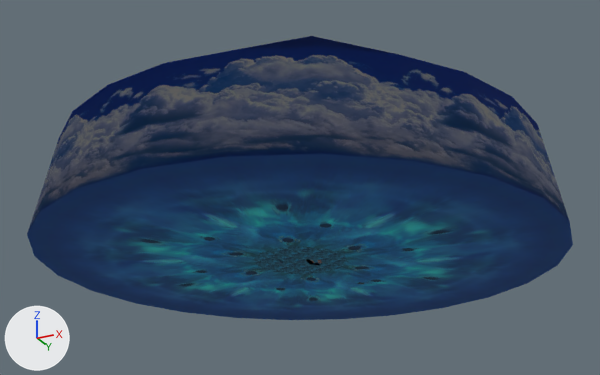
Before and after pictures for a commit that changed the OBJ model NewSonicThing/res/Models/Levels/SeasideHill/LevelChunks/Chunk15.obj.
Both versions are drawn from a 50 mm camera at (67312.0, -119829.0, -46399.0) aimed at (-1514.0, 17822.0, 15544.0). The lights are fixed; the arrows at lower left show +X, +Y and +Z. Where no turn or scale is listed for an object, it has been applied to the vertices. Vertices at the same position are counted once.

Names of what the first picture shows: 'Chunk15'.
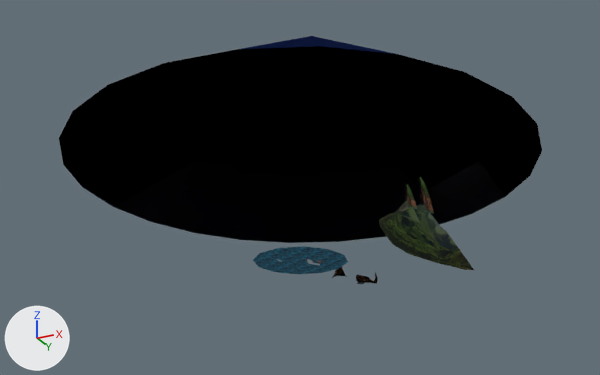
Pixel boxes (x1, y1, x2, y2) of what changed, in the pictures (600 x 375 px):
'Chunk15', reshaped (12% narrower, 13% shorter): before (27, 36, 573, 320); after (59, 36, 542, 284)
part 1 of me_chunk15, cut back (blue): before (27, 46, 573, 320)

Patch to the scene script:
```diff
--- a/NewSonicThing/res/Models/Levels/SeasideHill/LevelChunks/Chunk15.obj.py
+++ b/NewSonicThing/res/Models/Levels/SeasideHill/LevelChunks/Chunk15.obj.py
@@ me_chunk15 @@
 # used by ob_chunk15; location = (0.0, 0.0, 0.0)
-me_chunk15.from_pydata(...)  # 4912 vertices, 6800 faces; spans x -51000.0..49000.0, y -33000.0..67000.0, z -253.0..36138.0
+me_chunk15.from_pydata(...)  # 4785 vertices, 6556 faces; spans x -47647.0..45647.0, y -29647.0..63647.0, z -253.0..36138.0
+# me_chunk15 part 1
+# 127 vertices are removed from x -51000.0..49000.0, y -33000.0..67000.0, z 0.0
+# 276 faces are deleted
+# 32 new faces join them, mat_pk1_yas2_png (picture img_pk1_yas2_png)
 me_chunk15.materials.append(mat_k1_sra02_png)
@@ me_chunk15 @@
 me_chunk15.materials.append(mat_k1_sna03_png)
-me_chunk15.materials.append(mat_k1_umi03_png)  # picture img_k1_umi03_png
 me_chunk15.materials.append(mat_m1_2001_png)
```
